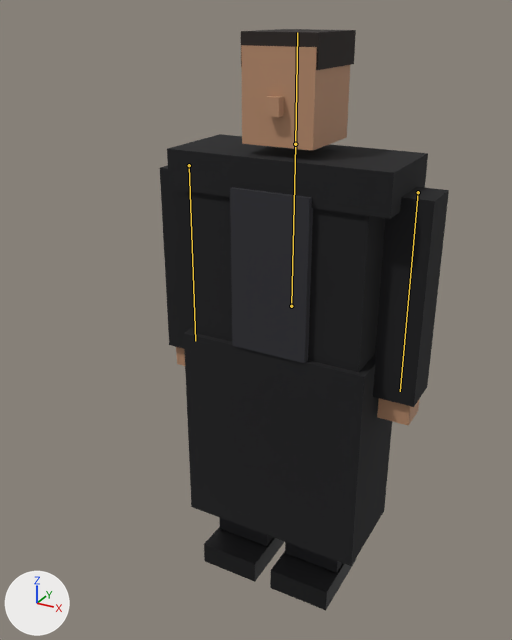
The Blender file blender/characters/enforcer/CHR_Enforcer01.blend: old version first, new version second.
Before and after are seen from a camera (50 mm lens) standing at (0.96, -2.0, 1.97) and looking at (-0.03, -0.2, 1.07). The axes (+X, +Y, +Z) are drawn at lower left. The lights are the same throughout. The first picture is the older version. The bones that change are drawn over the model as lines.

In view in the first picture: 'CHR_Enforcer01_Body'.
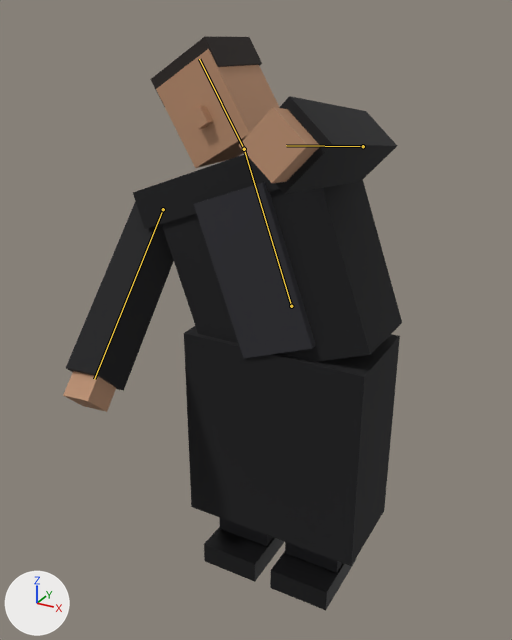
The newer file adds an action. The first version stands in its rest pose; the second is drawn at frame 7 of the action 'ANM_Melee'.

Location of each change, (x1, y1, x2, y2) in pixels of the pictures (512 x 640 px):
```json
{"object": "CHR_Enforcer01_Body", "change": "posed", "before": [160, 29, 449, 610], "after": [63, 37, 402, 610], "on screen": "17% wider"}
{"bone": "spine", "before": "(291, 306) to (295, 144)", "after": "(291, 306) to (244, 149)"}
{"bone": "head", "before": "(295, 144) to (297, 32)", "after": "(244, 149) to (199, 59)"}
{"bone": "arm_L", "before": "(189, 165) to (195, 341)", "after": "(163, 209) to (94, 379)"}
{"bone": "arm_R", "before": "(418, 192) to (400, 391)", "after": "(363, 146) to (286, 145)"}
```

Scene script edits in JSON lines:
```json
{"block": "bone_spine", "where": "bone_spine = bpy.data.objects['CHR_Enforcer01'].pose.bones['spine']  # child of 'hips'"}
{"op": "set", "path": "bone_spine.rotation_euler", "old": "(0.0, 0.0, 0.0)", "new": "(-0.0349, 0.0, 0.367)", "note": "degrees (0, 0, 0) -> degrees (-2, 0, 21)"}
{"block": "bone_head", "where": "bone_head = bpy.data.objects['CHR_Enforcer01'].pose.bones['head']  # child of 'spine'"}
{"op": "set", "path": "bone_head.rotation_euler", "old": "(0.0, 0.0, 0.0)", "new": "(0.0, 0.0, 0.192)", "note": "degrees (0, 0, 0) -> degrees (0, 0, 11)"}
{"block": "bone_arm_l", "where": "bone_arm_l = bpy.data.objects['CHR_Enforcer01'].pose.bones['arm_L']  # child of 'spine'"}
{"op": "set", "path": "bone_arm_l.rotation_euler", "old": "(0.0, 0.0, 0.0)", "new": "(-0.768, 0.0, 0.279)", "note": "degrees (0, 0, 0) -> degrees (-44, 0, 16)"}
{"block": "bone_arm_r", "where": "bone_arm_r = bpy.data.objects['CHR_Enforcer01'].pose.bones['arm_R']  # child of 'spine'"}
{"op": "set", "path": "bone_arm_r.rotation_euler", "old": "(0.0, 0.0, 0.0)", "new": "(-1.745, 0.0, 1.082)", "note": "degrees (0, 0, 0) -> degrees (-100, 0, 62)"}
```
